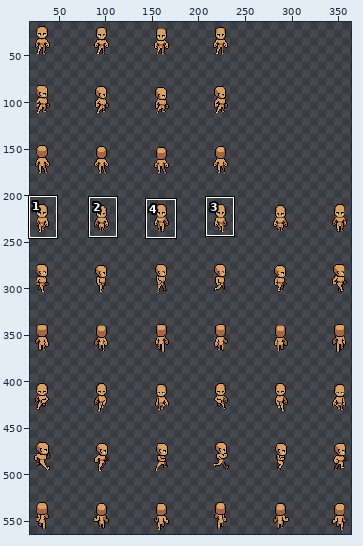
Sprite sheet: Assets/Textures/Characters/player_spritesheet.png. The picture above shows the old version from afar; the outline marks the close-up.
Close-up. The starting point:
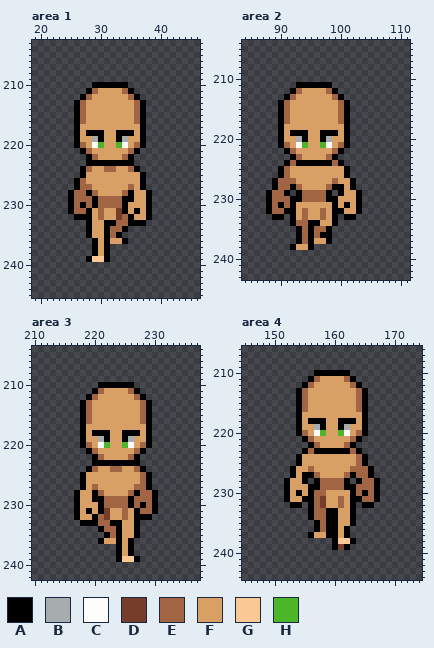
The file is 400x576 pixels. Shown: area 1: x 19..46, y 203..245; area 2: x 84..111, y 204..243; area 3: x 210..237, y 204..242; area 4: x 145..174, y 206..244. The wide view leaves out empty margins. The commit also changed other parts of the picture, which this record leaves out.
Palette (. is transparent): A #000000  B #a7acae  C #fffcfc  D #763d2b  E #a26543  F #d9a066  G #fac895  H #4cb528
The same view after the edit:
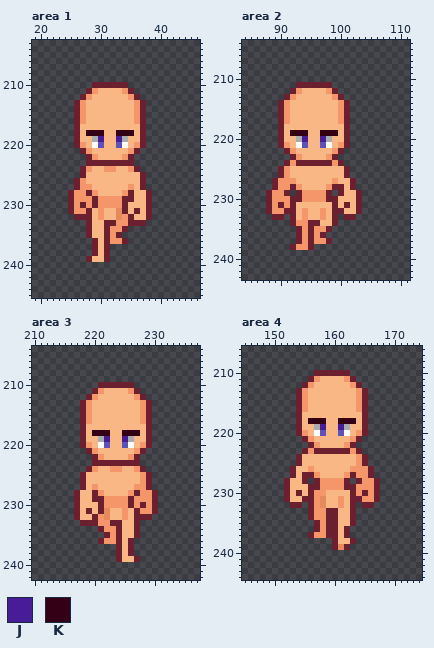
Colours new in this view: J #471c96  K #330015
From old to new:
Colour A changes from #000000 to #6c1f2f.
Colour D changes from #763d2b to #e7895f.
Colour E changes from #a26543 to #f4956a.
Colour F changes from #d9a066 to #fab786.
Colour H changes from #4cb528 to #6051b6.
Area 1:
The edit turns colour F into colour E in row 236 at x 32 to 33.
The edit turns colour G into colour F in row 239 at x 29 to 30.
The edit turns colour A into colour J in row 219 at x 30 and 33.
The edit turns colour A into colour K in row 218 at x 28 to 30 and 33 to 35.
Area 2:
The edit turns colour F into colour E in row 237 at x 96 to 97; in row 238 at x 93 to 94.
The edit turns colour A into colour J in row 220 at x 94 and 97.
The edit turns colour A into colour K in row 219 at x 92 to 94 and 97 to 99.
The edit erases colour A in row 236 at x 98.
Area 3:
The edit turns colour F into colour E in row 236 at x 222 to 223.
The edit turns colour G into colour F in row 239 at x 225 to 226.
The edit turns colour A into colour J in row 219 at x 222 and 225.
The edit turns colour A into colour K in row 218 at x 220 to 222 and 225 to 227.
Area 4:
The edit turns colour F into colour E in row 237 at x 157 to 158.
The edit turns colour G into colour F in row 238 at x 161 to 162.
The edit turns colour A into colour J in row 219 at x 158 and 161.
The edit turns colour A into colour K in row 218 at x 156 to 158 and 161 to 163.
Changed places in both close-ups, as pixel boxes (x1, y1, x2, y2):
changed: (68, 82, 152, 262)
changed: (266, 82, 362, 250)
changed: (74, 382, 158, 562)
changed: (284, 370, 380, 550)
